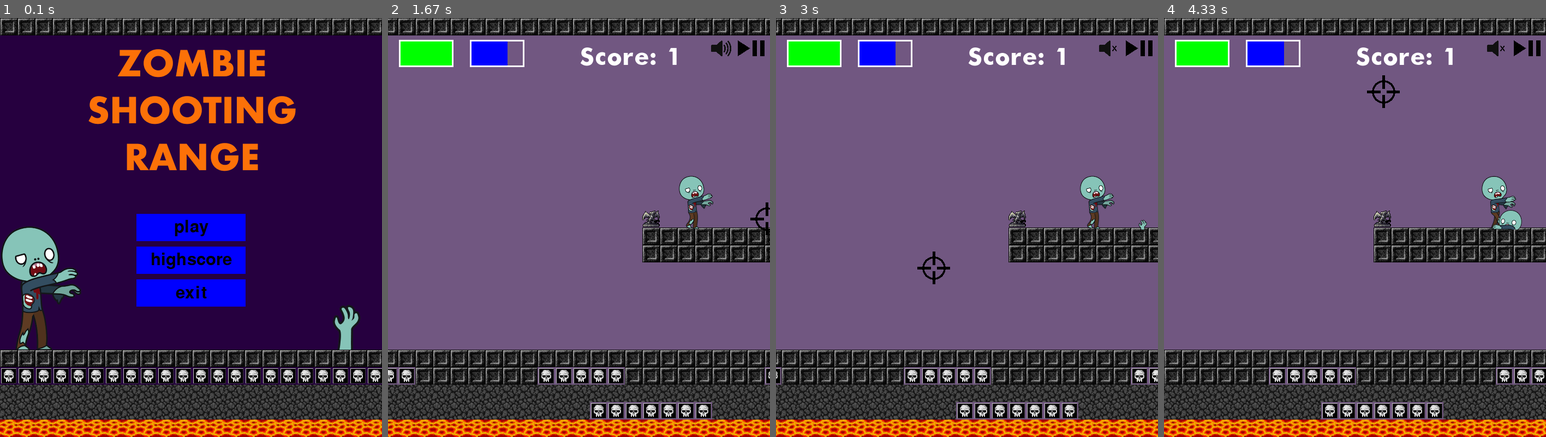
Above: before the commit, frames 1-4 (left to right).
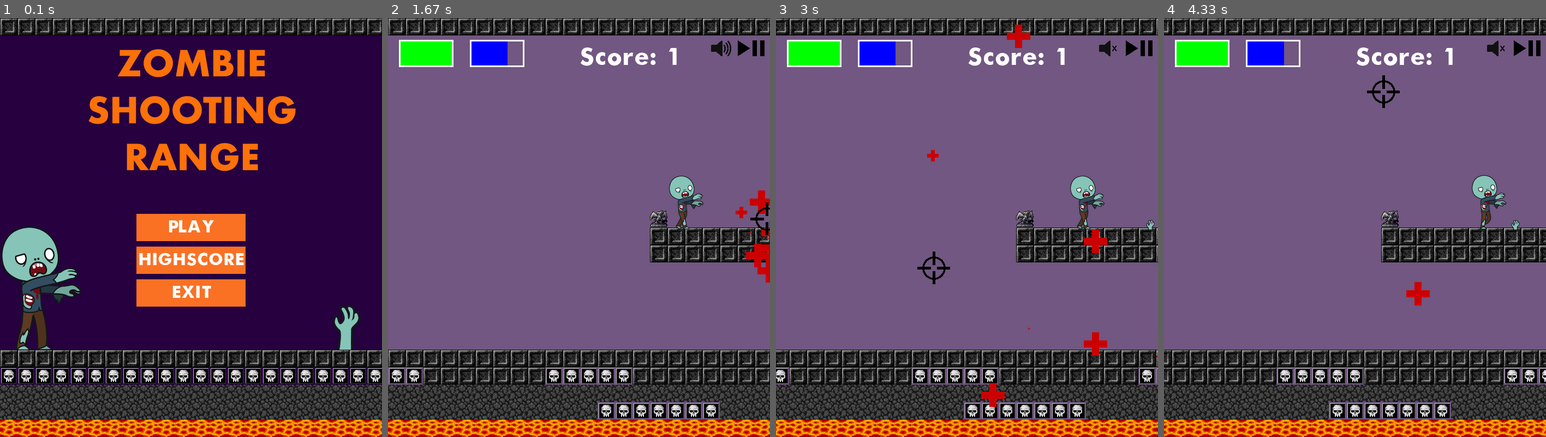
Above: after the commit, the same moments.

Repository: bezvershenko/YandexLyceymPyGame
Game: pygame game, started from test.py
The game is run twice, just before and just after one commit, with the same random seed, the same clock (stepped at 60 frames per second) and the same inputs.
Inputs (mouse positions are in pixels of both pictures, inside the frame that each line leads up to):
- Up to frame 1 (0.1 s): no input
- Up to frame 2 (1.67 s): press the mouse at (579, 227) at 0.37 s; move the mouse to (517, 277) at 0.47 s; release the mouse at (460, 323) at 0.6 s; press the mouse at (579, 227) at 0.7 s; move the mouse to (529, 152) at 0.8 s; release the mouse at (479, 72) at 0.93 s; press the mouse at (556, 319) at 1.03 s; move the mouse to (640, 353) at 1.13 s; release the mouse at (724, 386) at 1.27 s; click (766, 219) at 1.38 s
- Up to frame 3 (3 s): press the mouse at (1138, 47) at 1.7 s; move the mouse to (982, 131) at 1.8 s; release the mouse at (825, 214) at 1.93 s; press the mouse at (1108, 47) at 2.03 s; move the mouse to (1108, 59) at 2.13 s; release the mouse at (1108, 68) at 2.27 s; press the mouse at (1138, 47) at 2.37 s; move the mouse to (1043, 59) at 2.47 s; release the mouse at (947, 72) at 2.6 s; press the mouse at (1146, 206) at 2.7 s; move the mouse to (1039, 235) at 2.8 s; release the mouse at (932, 269) at 2.93 s
- Up to frame 4 (4.33 s): press the mouse at (1530, 206) at 3.03 s; move the mouse to (1458, 206) at 3.13 s; release the mouse at (1385, 202) at 3.27 s; press the mouse at (1526, 47) at 3.37 s; move the mouse to (1400, 147) at 3.47 s; release the mouse at (1274, 244) at 3.6 s; press the mouse at (1526, 47) at 3.7 s; move the mouse to (1435, 110) at 3.8 s; release the mouse at (1339, 173) at 3.93 s; press the mouse at (1526, 47) at 4.03 s; move the mouse to (1454, 68) at 4.13 s; release the mouse at (1381, 93) at 4.27 s

The runs differ from the first frame. In frame 1, 5.6% of the frame differs, in the area x 35-65%, y 46-69%; in frame 2, 18%; in frame 3, 19%; in frame 4, 19%, in the area x 0-100%, y 0-100%.

Commit message:
Added particles, update the start screen.
Signed-off-by: bezvershenko <lbezvershenkoo@yandex.ru>

Diff:
--- a/test.py
+++ b/test.py
@@ -8,12 +8,55 @@
 WHITE, GREEN, BLUE, RED = (255, 255, 255), (0, 255, 0), (0, 0, 255), (255, 0, 0)
 CELL_SIZE = 32
 WIDTH = 700
-PAUSE, MUTE1, MUTE2 = pygame.image.load('buttons/pause.png'), pygame.image.load('buttons/mute1.png'), pygame.image.load(
-    'buttons/mute2.png')
+PAUSE, MUTE1, MUTE2, HEALTH, PARTICLES = pygame.image.load('buttons/pause.png'), pygame.image.load(
+    'buttons/mute1.png'), pygame.image.load(
+    'buttons/mute2.png'), pygame.image.load('img_res/health.png'), pygame.transform.scale(
+    pygame.image.load('img_res/particles.png'), (64, 64))
 SOUNDTRACK, PISTOL, OUTOFAMMO = 'music/soundtrack.wav', 'music/pistol2.ogg', 'music/outofammo.ogg'
 MAPPNG, MAPJSON = pygame.image.load('map/map.png'), 'map/map.json'
 AIM = pygame.image.load('buttons/aim1.png')
+MAIN_FONT = 'fonts/6551.ttf'
 CURSOR_BIG, CURSOR_SMALL = (60, 60), (40, 40)
+
+
+class Particle(pygame.sprite.Sprite):
+    # сгенерируем частицы разного размера
+    fire = [PARTICLES]
+    for scale in (8, 16, 32):
+        fire.append(pygame.transform.scale(fire[0], (scale, scale)))
+
+    def __init__(self, pos, dx, dy):
+        super().__init__(all_sprites)
+        self.image = random.choice(self.fire)
+        self.rect = self.image.get_rect()
+
+        # у каждой частицы своя скорость - это вектор
+        self.velocity = [dx, dy]
+        # и свои координаты
+        self.rect.x, self.rect.y = pos
+
+        # гравитация будет одинаковой
+        self.gravity = 0.05
+
+    def update(self):
+        # применяем гравитационный эффект:
+        # движение с ускорением под действием гравитации
+        self.velocity[1] += self.gravity
+        # перемещаем частицу
+        self.rect.x += self.velocity[0]
+        self.rect.y += self.velocity[1]
+        # убиваем, если частица ушла за экран
+        if not self.rect.colliderect(screen_rect):
+            self.kill()
+
+
+def create_particles(position):
+    # количество создаваемых частиц
+    particle_count = 20
+    # возможные скорости
+    numbers = range(-10, 10)
+    for _ in range(particle_count):
+        Particle(position, random.choice(numbers), random.choice(numbers))
 
 
 class Background:
@@ -108,7 +151,7 @@
     def spawn_medkits(self):
         for i in range(len(main_arr[0])):
             if random.randrange(0, 100) <= 1:
-                gui.add_element(Medkit(i, find_zy(i), all_sprites))
+                gui.add_element(MedKit(i, find_zy(i), all_sprites))
 
 
 class Buttons(pygame.sprite.Group):
@@ -278,15 +321,16 @@
                 sys.exit()
 
     def heal(self):
-        self.health = min(100, self.health + 20)
-
-class Medkit(pygame.sprite.Sprite):
+        extra = random.choice([5, 10, 20, 25])
+        self.health = min(100, self.health + extra)
+
+
+class MedKit(pygame.sprite.Sprite):
     def __init__(self, x, y, gr):
         super().__init__(gr)
-        print(x, y)
         self.x = x * 32
         self.y = y * 32
-        self.image = MUTE1
+        self.image = HEALTH
         self.image = pygame.transform.scale(self.image, (32, 32))
         self.rect = self.image.get_rect()
         self.rect.topleft = (self.x, self.y)
@@ -298,6 +342,7 @@
     def get_event(self, event):
         if event.type == pygame.MOUSEBUTTONDOWN and event.button == 1 and self.rect.collidepoint(
                 event.pos):
+            create_particles(event.pos)
             health.heal()
             all_sprites.remove(self)
             gui.erase(self)
@@ -337,7 +382,7 @@
 class Count:
     def __init__(self):
         self.text = '0'
-        self.font = pygame.font.Font('fonts/6551.ttf', 50)
+        self.font = pygame.font.Font(MAIN_FONT, 50)
 
     def render(self):
         x = self.font.render('Score: ' + self.text, True, WHITE)
@@ -346,14 +391,15 @@
     def add(self):
         self.text = str(int(self.text) + 1)
 
+
 class Label:
-    def __init__(self, rect, text, text_color=pygame.Color('black'), background_color=pygame.Color('white')):
+    def __init__(self, rect, text, text_color=pygame.Color('white'), background_color=pygame.Color('white')):
         self.rect = pygame.Rect(rect)
         self.text = text
         self.bgcolor = background_color
         self.font_color = text_color
         # Рассчитываем размер шрифта в зависимости от высоты
-        self.font = pygame.font.Font(None, self.rect.height - 4)
+        self.font = pygame.font.Font(MAIN_FONT, self.rect.height - 15)
         self.rendered_text = None
         self.rendered_rect = None
 
@@ -365,34 +411,35 @@
         # выводим текст
         surface.blit(self.rendered_text, self.rendered_rect)
 
+
 class Button(Label):
     def __init__(self, rect, text):
-        # musor, musor, width, height = rect
-        # if len(text) * (height - 4) / 2.5 > width:
-        #    text = text[:int((width) // (height - 4) * 2.5)] + '...'
         super().__init__(rect, text)
-        self.bgcolor = pygame.Color("blue")
-        # при создании кнопка не нажата
+        self.bgcolor = (250, 113, 36)
         self.pressed = False
 
     def render(self, surface):
-        surface.fill(self.bgcolor, self.rect)
-        self.rendered_text = self.font.render(self.text, 1, self.font_color)
-        self.rendered_rect = self.rendered_text.get_rect(center=self.rect.center)
-
-        # рисуем границу
-        #pygame.draw.rect(surface, color1, self.rect, 2)
-        #pygame.draw.line(surface, color2, (self.rect.right - 1, self.rect.top), (self.rect.right - 1, self.rect.bottom),
-        #                 2)
-        #pygame.draw.line(surface, color2, (self.rect.left, self.rect.bottom - 1),
-        #                 (self.rect.right, self.rect.bottom - 1), 2)
-        # выводим текст
+
+        if not self.pressed:
+            surface.fill(self.bgcolor, self.rect)
+            self.rendered_text = self.font.render(self.text, 1, self.font_color)
+            self.rendered_rect = self.rendered_text.get_rect(center=self.rect.center)
+        else:
+            surface.fill(self.font_color, self.rect)
+            self.rendered_text = self.font.render(self.text, 1, self.bgcolor)
+            self.rendered_rect = self.rendered_text.get_rect(center=self.rect.center)
+
         surface.blit(self.rendered_text, self.rendered_rect)
 
     def get_event(self, event):
         if event.type == pygame.MOUSEBUTTONDOWN and event.button == 1:
             if self.rect.collidepoint(event.pos):
-                return True
+                self.pressed = True
+                return False
+        elif event.type == pygame.MOUSEBUTTONUP and event.button == 1 and self.pressed:
+            self.pressed = False
+            return True
+
         return False
 
 
@@ -421,29 +468,28 @@
 
 def start_screen():
     img = pygame.image.load('img_res/start_screen.png')
-    button_play = Button((w // 2 - 100, h // 2 - 25, 200, 50), 'play')
-    button_highscore = Button((w // 2 - 100, h // 2 + 35, 200, 50), 'highscore')
-    button_exit = Button((w // 2 - 100, h // 2 + 95, 200, 50), 'exit')
+    button_play = Button((w // 2 - 100, h // 2 - 25, 200, 50), 'PLAY')
+    button_highscore = Button((w // 2 - 100, h // 2 + 35, 200, 50), 'HIGHSCORE')
+    button_exit = Button((w // 2 - 100, h // 2 + 95, 200, 50), 'EXIT')
     screen.blit(img, (0, 0))
-
+    play = False
+    exit = False
     while True:
         for event in pygame.event.get():
             if event.type == pygame.QUIT:
                 terminate()
-            elif event.type == pygame.MOUSEBUTTONDOWN:
-                if button_play.get_event(event):
-                    return
-                elif button_exit.get_event(event):
-                    terminate()
-                elif button_highscore.get_event(event):
-                    #сюда вставить показ хайскоров
-                    pass
+            if button_play.get_event(event):
+                return
+            elif button_exit.get_event(event):
+                terminate()
+            elif button_highscore.get_event(event):
+                pass
         screen.blit(img, (0, 0))
         button_play.render(screen)
         button_highscore.render(screen)
         button_exit.render(screen)
+
         pygame.display.flip()
-
         clock.tick(30)
 
 
@@ -505,13 +551,13 @@
 
 all_sprites = pygame.sprite.Group()
 spawn_z(all_sprites)
-m = Medkit(10 * 32, find_zy(10) * 32, all_sprites)
+m = MedKit(10 * 32, find_zy(10) * 32, all_sprites)
 gui.add_element(m)
 gui.spawn_medkits()
 screen = pygame.display.set_mode(size)
 running = True
 clock = pygame.time.Clock()
-
+screen_rect = (0, 0, WIDTH, h)
 cursor = pygame.transform.scale(AIM, CURSOR_BIG)
 pygame.mixer.init()
 flag = False
@@ -561,6 +607,7 @@
         gui.update()
     gui.render(screen)
     all_sprites.draw(screen)
+    all_sprites.update()
     if flag:
         c = cursor.get_rect().width
         screen.blit(cursor, (x - c // 2, y - c // 2))
Binary file added: img_res/health.jpg
Binary file added: img_res/health.png
Binary file added: img_res/particles.png
